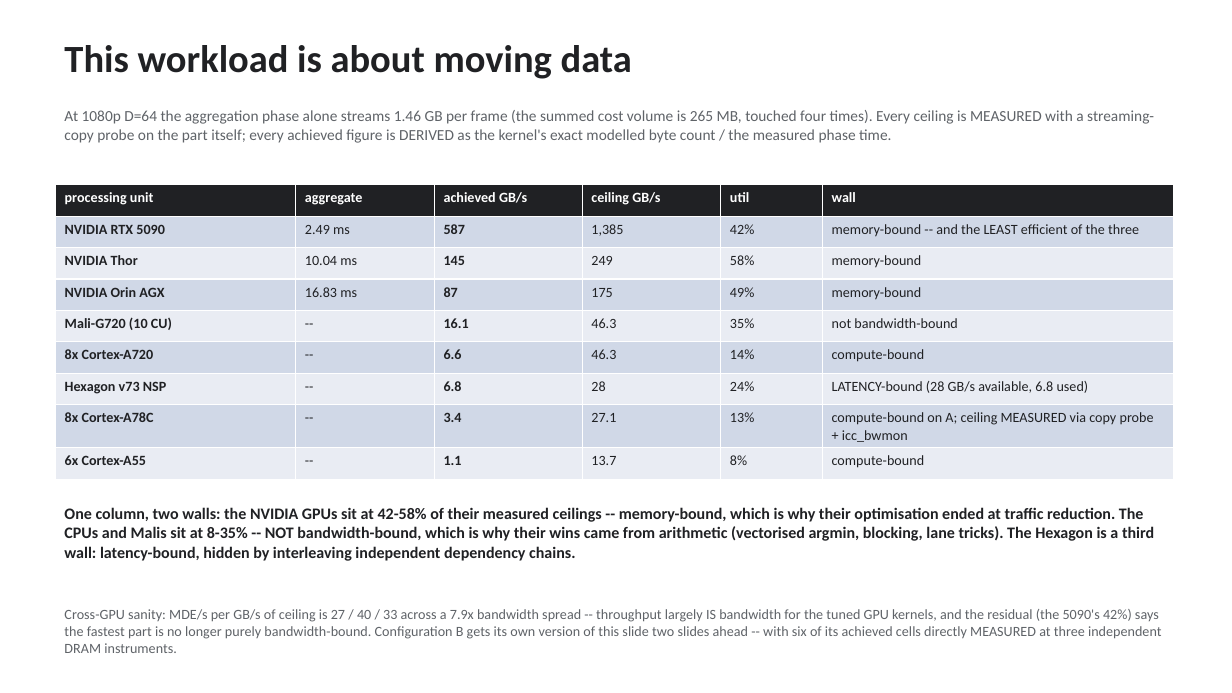
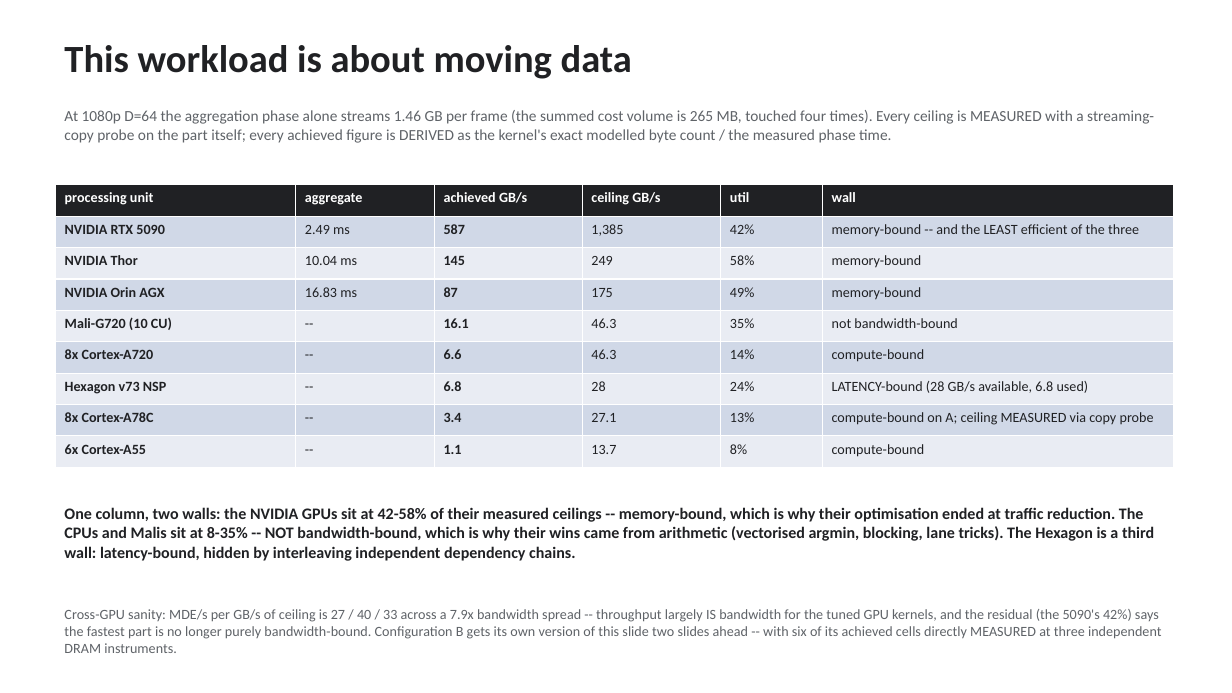
Before and after one commit to kylefoxaustin/sgm-bench, a slide deck: slide 2 of docs/sgm-results.pptx. Drawn at 1232x693 pixels with LibreOffice and Linux fonts; fonts in the diff are those of the drawing. Boxes give left, top, right and bottom in pixels: in the first picture for what was removed or moved away, otherwise in the second. Text is boxed around its words. In the diff, an @@ line names an element or a change of style, - is before the commit and + after.

Commit message:
WITHDRAW the A78C DDR cells: icc_bwmon failed its own control experiment
The 22.8 GB/s / 84% 'bandwidth-SATURATED' finding published this afternoon
is retracted, along with the claim that it explained the IQ-9075's
6-threads-beats-8 behaviour, and the Configuration A footnote's assertion
that icc_bwmon cross-confirmed that board's copy-probe ceiling.

Three checks killed it:
  - run-length dependence: the identical workload read 11.8 / 22.8 / 36.4
    GB/s as timed frames went 5 -> 40
  - impossible idle: three idle windows read 1.2 / 23.9 / 8.8 GB/s
  - incoherent absolutes: a copy self-reporting 27.6 read 18.3 at the DDR
    monitor while SGM read 33-36 against a ~21 byte model

The instance choice was RIGHT (DT: pmu@9091000 = llcc-bwmon, the DDR path);
the two nodes reading 27-29 are cpu-bwmon on the CPU->LLC path -- and those
are what the original 'cross-confirmed within 5%' was reading, so two wrong
things agreed and looked like evidence. icc_bwmon is the interconnect
governor's threshold tracepoint: sparse asynchronous events that no
time-weighted integration can turn into a bandwidth.

The copy-probe ceiling (27.1, re-measured 27.6) survives -- it does not
depend on this instrument. Full account, including the general rule that an
instrument must pass a control before its output is a measurement, in
REPORT.md.

```diff
--- a/docs/sgm-results.pptx
+++ b/docs/sgm-results.pptx
@@ table at (55,185,1174,468) @@
-row 8, column 6: compute-bound on A; ceiling MEASURED via copy probe + icc_bwmon
+row 8, column 6: compute-bound on A; ceiling MEASURED via copy probe
```
Also in this commit, not shown: 3 other slides changed, 3 other files.
